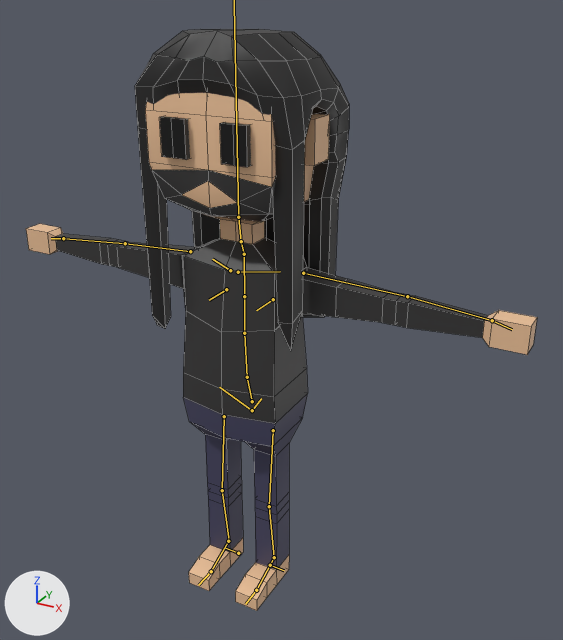
The Blender file Art/Monkey Noise Guys/Luca.blend, before and after one commit.
The view is the same before and after, from a 50 mm camera at (1.138, -1.836, 1.876) aimed at (0.104, 0.043, 0.937). Every picture has the same lights, and +X, +Y and +Z are marked at lower left. The bones that bend it are drawn over the model as lines. Mesh edges are drawn as thin lines.

Objects in the first picture: 'Luca'.
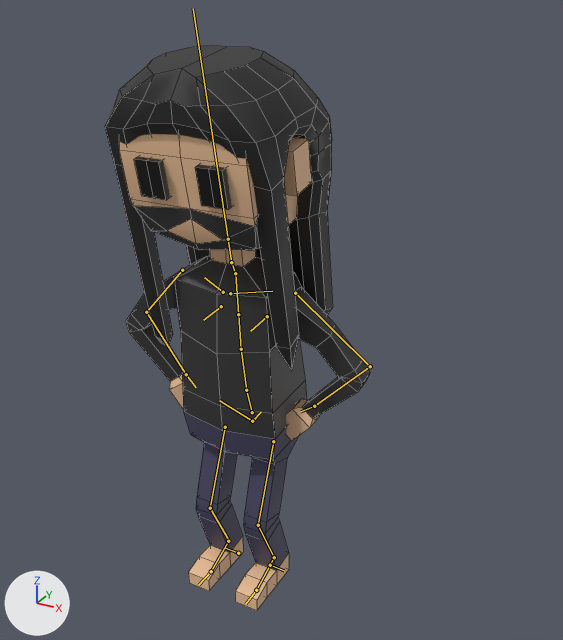
The newer file adds an action. The first version stands in its rest pose; the second is drawn at frame 15 of the action 'Think'.

Location of each change, [x1, y1, x2, y2] in pixels of the pictures (563 x 640 px):
'Luca', posed (48% narrower)
    before: [26, 29, 537, 611]
    after: [105, 45, 370, 611]
bone 'spine', root to tip
    before: (252, 401) to (247, 377)
    after: (252, 412) to (246, 390)
bone 'spine.001', root to tip
    before: (247, 377) to (244, 333)
    after: (246, 390) to (241, 349)
bone 'upper_arm.L', root to tip
    before: (303, 273) to (407, 296)
    after: (295, 293) to (370, 366)
bone 'forearm.L', root to tip
    before: (407, 296) to (492, 320)
    after: (370, 366) to (314, 406)
bone 'upper_arm.R', root to tip
    before: (190, 251) to (125, 243)
    after: (182, 270) to (146, 312)
bone 'forearm.R', root to tip
    before: (125, 243) to (63, 238)
    after: (146, 312) to (186, 374)

What the commit changed:
Bone 'spine' (bone_spine) moves from (0.0, 0.0, 0.0) to (0.0, -0.04, 0.01).
Bone 'spine' (bone_spine) turns from (0, 0, 0) to (4, 0, 0) degrees about its own x, y and z.
Bone 'spine.001' (bone_spine_001) turns from (0, 0, 0) to (2, 0, 0) degrees about its own x, y and z.
Bone 'Head' (bone_head) turns from (0, 0, 0) to (6, 0, 0) degrees about its own x, y and z.
Bone 'upper_arm.L' (bone_upper_arm_l) turns from (0, 0, 0) to (2, 6, -40) degrees about its own x, y and z.
Bone 'forearm.L' (bone_forearm_l) turns from (0, 0, 0) to (2, -11, -92) degrees about its own x, y and z.
Bone 'upper_arm.R' (bone_upper_arm_r) turns from (0, 0, 0) to (2, -6, 39) degrees about its own x, y and z.
Bone 'forearm.R' (bone_forearm_r) turns from (0, 0, 0) to (1, 11, 87) degrees about its own x, y and z.
